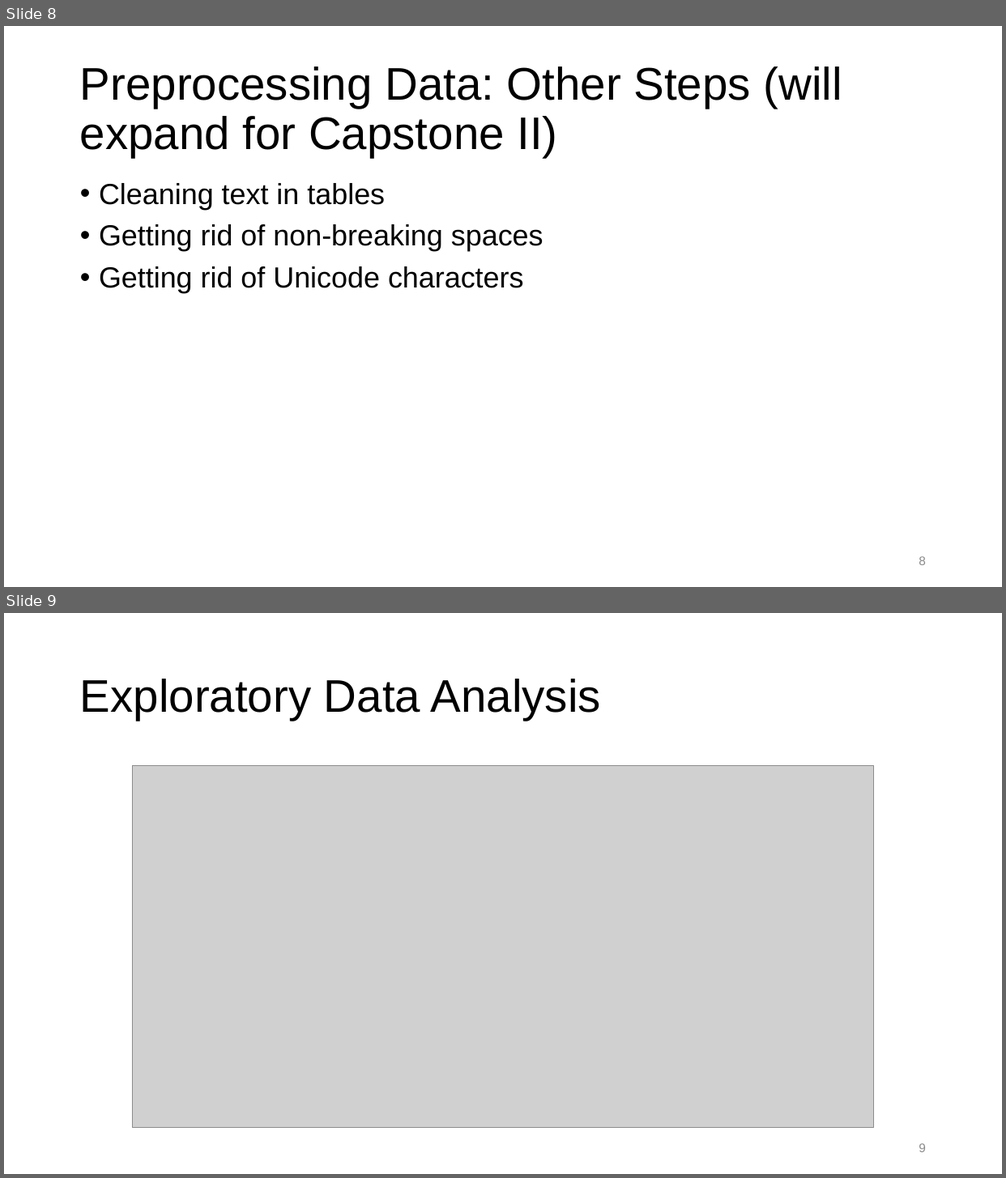
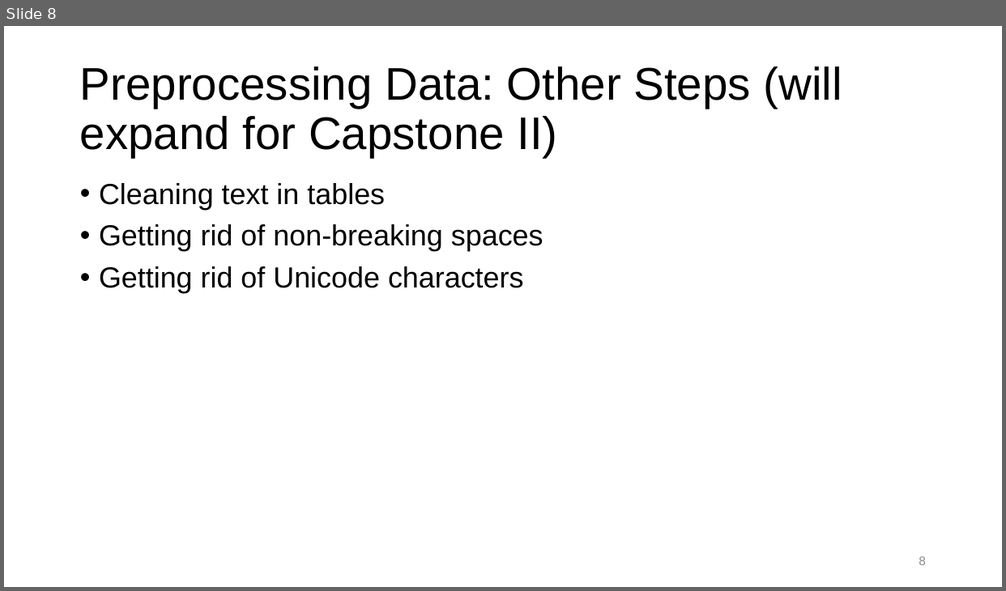
Before and after one commit to tomhalloin/berkshire, a slide deck: Buffett_Topic_Analysis.pptx. Shown one above the other, each under a label of ours: slides 8 and 9 before the commit, slide 8 after it. The pictures are 1006x1178 and 1006x591 pixels, drawn with LibreOffice and Linux fonts; fonts in the diff are those of the drawing; grey boxes stand for pictures. Boxes give left, top, right and bottom in pixels: in the first picture for what was removed or moved away, otherwise in the second. Text is boxed around its words. In the diff, an @@ line names an element or a change of style, - is before the commit and + after.

```diff
--- a/Buffett_Topic_Analysis.pptx
+++ b/Buffett_Topic_Analysis.pptx
@@ slide 9 removed at (x1=4, y1=613, x2=1002, y2=1174), background #FFFFFF @@
@@ title removed at (x1=80, y1=679, x2=601, y2=720) @@
-Exploratory Data Analysis
@@ picture removed at (x1=133, y1=766, x2=874, y2=1127) @@
@@ page number removed at (x1=918, y1=1144, x2=926, y2=1152) @@
-9
```
